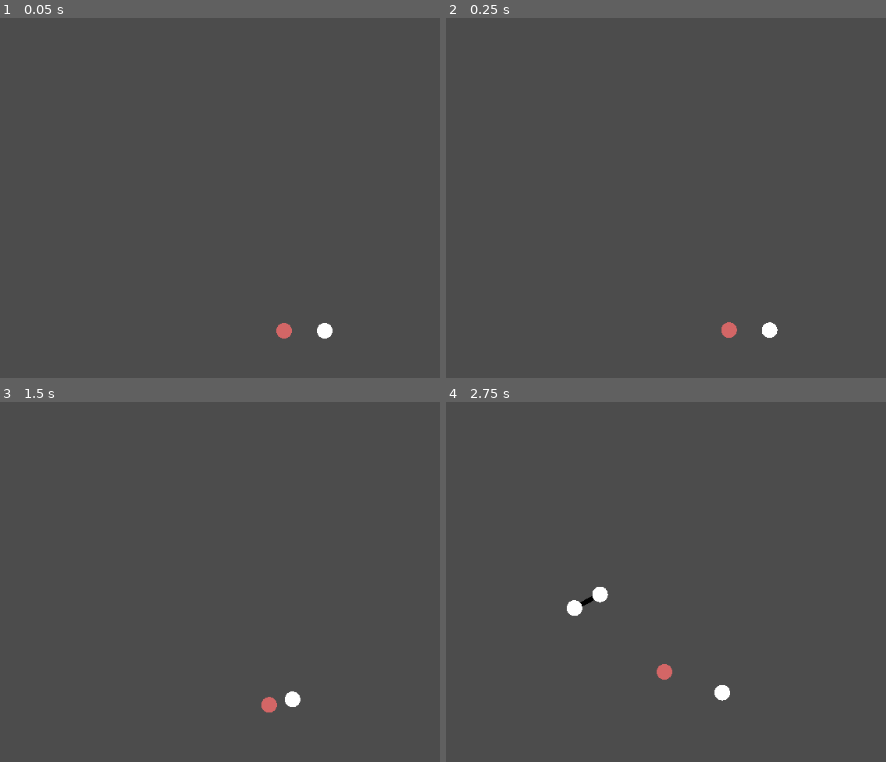
Above: before the commit, frames 1-4 (two rows, left to right).
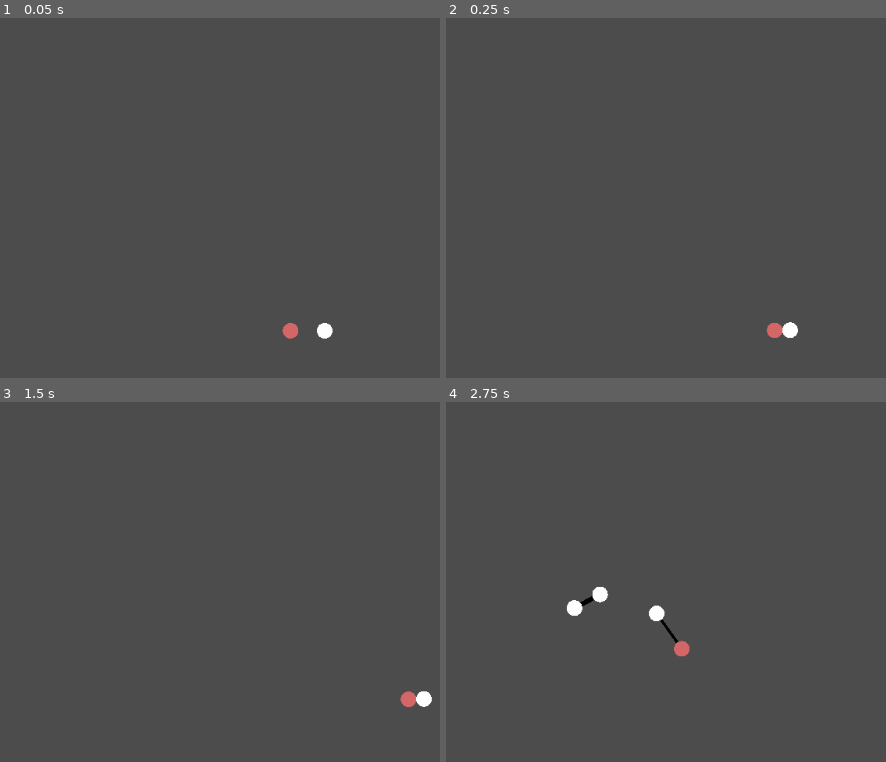
Above: after the commit, the same moments.

Repository: payload/naubino-godot
Game: Godot game, scene res://Game.tscn
The game is run twice, just before and just after one commit, with the same random seed, the same clock (stepped at 60 frames per second) and the same inputs.
Inputs (mouse positions are in pixels of both pictures, inside the frame that each line leads up to):
- Up to frame 1 (0.05 s): no input
- Up to frame 2 (0.25 s): no input
- Up to frame 3 (1.5 s): move the mouse to (277, 711) at 0.52 s; click (277, 711) at 0.6 s; move the mouse to (294, 700) at 1.27 s; click (294, 700) at 1.35 s
- Up to frame 4 (2.75 s): move the mouse to (688, 531) at 2.02 s; tap Space (spawn_random) at 2.1 s; click (688, 531) at 2.3 s

The runs differ from the first frame. In frame 1, 0.1% of the frame differs, in the area x 62-68%, y 84-90%; in frame 2, 0.4%; in frame 3, 0.5%; in frame 4, 0.6%, in the area x 46-65%, y 56-84%.

Commit message:
add Autopilot

Diff:
--- /dev/null
+++ b/Autopilot.gd
@@ -0,0 +1,30 @@
+extends Node
+
+
+var active_naub: Naub = null
+var target_naub: Naub = null
+
+
+func _physics_process(delta):
+	if not active_naub or not target_naub:
+		var naubs = get_tree().get_nodes_in_group("Naub")
+		if len(naubs) < 2: return
+		naubs.shuffle()
+		active_naub = naubs.pop_back()
+		for naub in naubs:
+			if is_good_target(naub):
+				target_naub = naub
+				active_naub.set_active()
+				return
+		return
+	if not is_instance_valid(active_naub) or not is_instance_valid(target_naub) or not is_good_target(target_naub):
+		if is_instance_valid(active_naub): active_naub.set_active(false)
+		active_naub = null
+		target_naub = null
+		return
+
+	active_naub.follow_position(target_naub.global_position, 500)
+
+
+func is_good_target(naub: Naub):
+	return  naub.linked_naubs.empty() or (active_naub.modulate == naub.modulate and not Global.are_neighbors(active_naub, naub))
--- a/Game.tscn
+++ b/Game.tscn
@@ -1,7 +1,8 @@
-[gd_scene load_steps=5 format=2]
+[gd_scene load_steps=6 format=2]
 
 [ext_resource path="res://Naub.tscn" type="PackedScene" id=1]
 [ext_resource path="res://Game.gd" type="Script" id=2]
+[ext_resource path="res://Autopilot.gd" type="Script" id=3]
 
 [sub_resource type="RectangleShape2D" id=1]
 extents = Vector2( 1000, 1000 )
@@ -43,3 +44,6 @@
 
 [node name="Circle" type="CollisionShape2D" parent="GravityCenter/Null"]
 shape = SubResource( 2 )
+
+[node name="Autopilot" type="Node" parent="."]
+script = ExtResource( 3 )
--- a/Global.gd
+++ b/Global.gd
@@ -19,15 +19,16 @@
 	var cycle = find_cycle(active_naub, other_naub)
 	if cycle:
 		for c in cycle:
+			# colors for debugging, when you see red, something is wrong
 			if c.modulate == Color.green:
 				c.modulate = Color.red
 			else:
 				c.modulate = Color.green
-				c.pop_away()
+			c.pop_away()
 
 func are_neighbors(naub_a, naub_b):
 	for naub_x in naub_a.linked_naubs:
-		if naub_x.linked_naubs.has(naub_b):
+		if naub_x == naub_b or naub_x.linked_naubs.has(naub_b):
 			return true
 	return false
 
--- a/Naub.gd
+++ b/Naub.gd
@@ -2,9 +2,21 @@
 extends RigidBody2D
 
 
+var active = false
 var follow_mouse = false
 var mouse_hovering = false
 export(Array) var linked_naubs
+
+
+func set_active(active = true):
+	self.active = active
+
+
+func follow_position(global: Vector2, speed: float):
+	var v = global - global_position
+	var d = v.length_squared()
+	var n = v.normalized()
+	linear_velocity = n * clamp(d, 0, speed)
 
 
 func pop_away():
@@ -22,17 +34,16 @@
 func _unhandled_input(event):
 	if event is InputEventMouseButton:
 		if mouse_hovering and Input.is_action_just_pressed("click"):
+			active = true
 			follow_mouse = true
 		elif follow_mouse and Input.is_action_just_released("click"):
+			active = false
 			follow_mouse = false
 
 
 func _physics_process(delta):
 	if follow_mouse:
-		var v = get_global_mouse_position() - global_position
-		var d = v.length_squared()
-		var n = v.normalized()
-		linear_velocity = n * clamp(d, 0, 5000)
+		follow_position(get_global_mouse_position(), 1000)
 
 
 func _enter_tree():
@@ -55,5 +66,5 @@
 
 
 func _on_RigidBody2D_body_entered(body: CollisionObject2D):
-	if follow_mouse and body.is_in_group("Naub") and not linked_naubs.has(body):
+	if active and body.is_in_group("Naub") and not linked_naubs.has(body):
 		Global.emit_signal("naub_naub_contact", self, body)
